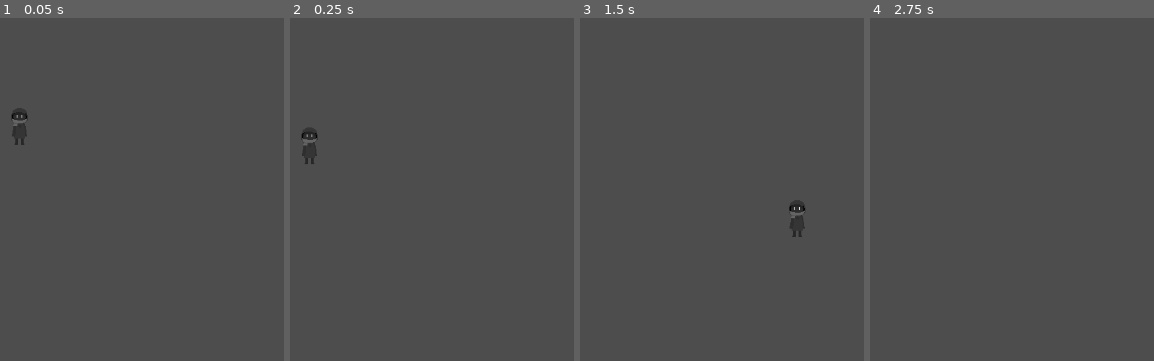
Above: before the commit, frames 1-4 (left to right).
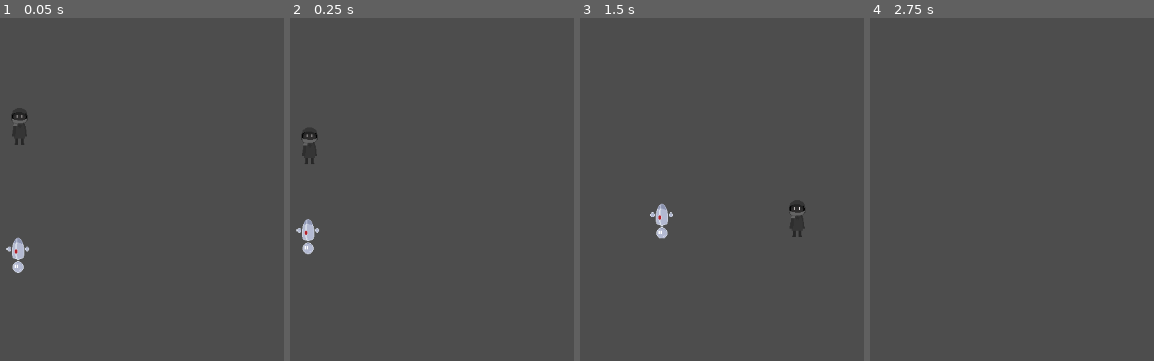
Above: after the commit, the same moments.

Repository: miniaturity/campfire-nyc
Game: Godot game, scene res://scenes/test_scene.tscn
Two runs of this game, one before a commit and one after it. Both use one fixed random seed, a clock stepped at 60 frames per second and the inputs below. The project has no main scene, so this scene is started directly.
Inputs:
- Up to frame 1 (0.05 s): no input
- Up to frame 2 (0.25 s): no input
- Up to frame 3 (1.5 s): tap Enter (ui_accept) at 0.5, 0.77 s; hold E (switch_controls) 0.53-1.28 s; hold Right (ui_right) from 0.53 s (still down); tap E (switch_controls) at 1.35 s
- Up to frame 4 (2.75 s): tap Enter (ui_accept) at 1.52 s; release Right (ui_right) at 2.03 s; hold Left (ui_left) from 2.03 s (still down); hold E (switch_controls) from 2.03 s (still down)

The runs differ from the first frame. In frame 1, 0.4% of the frame differs, in the area x 2-11%, y 63-75%; in frame 2, 0.4%; in frame 3, 0.4%; in frame 4, nothing differs.

Commit message:
Made robot player use component assets instead of static sprite

Diff:
--- a/objects/robot_player.tscn
+++ b/objects/robot_player.tscn
@@ -1,7 +1,10 @@
 [gd_scene format=3 uid="uid://cy7p2fjmypwn2"]
 
 [ext_resource type="Script" uid="uid://8snwk32qsvc4" path="res://src/robot_player.gd" id="1_r5nbg"]
-[ext_resource type="Texture2D" uid="uid://d1crurkjktbhk" path="res://assets/robot_static.png" id="2_1u8lx"]
+[ext_resource type="Texture2D" uid="uid://suo4fdwf8pl0" path="res://assets/robot/body.png" id="2_ucics"]
+[ext_resource type="Texture2D" uid="uid://b84bwm0xgshyr" path="res://assets/robot/big_hand.png" id="3_jk1q2"]
+[ext_resource type="Texture2D" uid="uid://dndb43w3j2cs2" path="res://assets/robot/small_hand.png" id="4_nafbg"]
+[ext_resource type="Texture2D" uid="uid://bvjutxu70sp5o" path="res://assets/robot/head.png" id="5_3us2v"]
 
 [sub_resource type="CapsuleShape2D" id="CapsuleShape2D_1u8lx"]
 radius = 9.0
@@ -12,7 +15,7 @@
 tracks/0/type = "value"
 tracks/0/imported = false
 tracks/0/enabled = true
-tracks/0/path = NodePath("Sprite:position")
+tracks/0/path = NodePath("Body:position")
 tracks/0/interp = 1
 tracks/0/loop_wrap = true
 tracks/0/keys = {
@@ -28,14 +31,14 @@
 tracks/0/type = "value"
 tracks/0/imported = false
 tracks/0/enabled = true
-tracks/0/path = NodePath("Sprite:position")
+tracks/0/path = NodePath("Body:position")
 tracks/0/interp = 1
 tracks/0/loop_wrap = true
 tracks/0/keys = {
 "times": PackedFloat32Array(0, 0.5, 1),
 "transitions": PackedFloat32Array(1, 0.5743492, 0.21763775),
 "update": 0,
-"values": [Vector2(0, 0), Vector2(0, 1), Vector2(0, 0)]
+"values": [Vector2(0, 0), Vector2(0, 2), Vector2(0, 0)]
 }
 
 [sub_resource type="AnimationLibrary" id="AnimationLibrary_gsln4"]
@@ -48,12 +51,27 @@
 texture_filter = 1
 script = ExtResource("1_r5nbg")
 
-[node name="Sprite" type="Sprite2D" parent="." unique_id=193426798]
-texture = ExtResource("2_1u8lx")
+[node name="Body" type="Sprite2D" parent="." unique_id=193426798]
+texture = ExtResource("2_ucics")
 flip_v = true
 
-[node name="CollisionShape2D" type="CollisionShape2D" parent="." unique_id=2118204640]
-position = Vector2(3, -5)
+[node name="Hand1" type="Sprite2D" parent="Body" unique_id=1830500971]
+position = Vector2(-13, 0)
+texture = ExtResource("3_jk1q2")
+flip_v = true
+
+[node name="Hand2" type="Sprite2D" parent="Body" unique_id=193064353]
+position = Vector2(13, 0)
+texture = ExtResource("4_nafbg")
+flip_v = true
+
+[node name="Head" type="Sprite2D" parent="Body" unique_id=16683018]
+position = Vector2(0, 26)
+texture = ExtResource("5_3us2v")
+flip_v = true
+
+[node name="Collision" type="CollisionShape2D" parent="." unique_id=2118204640]
+position = Vector2(0, 8)
 shape = SubResource("CapsuleShape2D_1u8lx")
 
 [node name="AnimationPlayer" type="AnimationPlayer" parent="." unique_id=1127049603]
